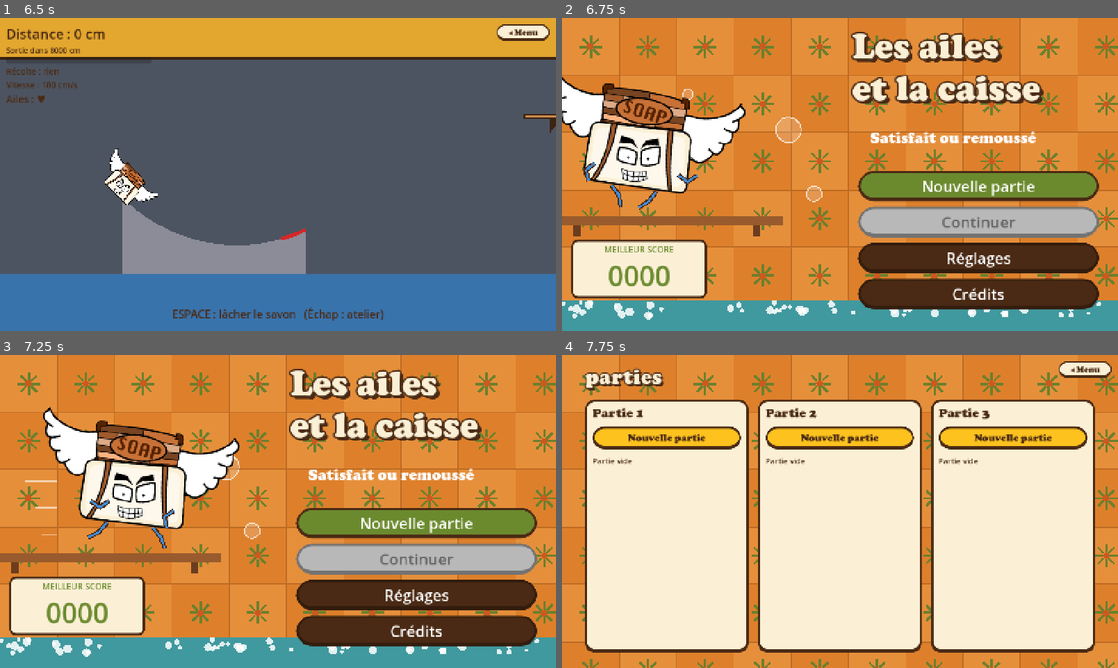
Above: before the commit, frames 1-4 (two rows, left to right).
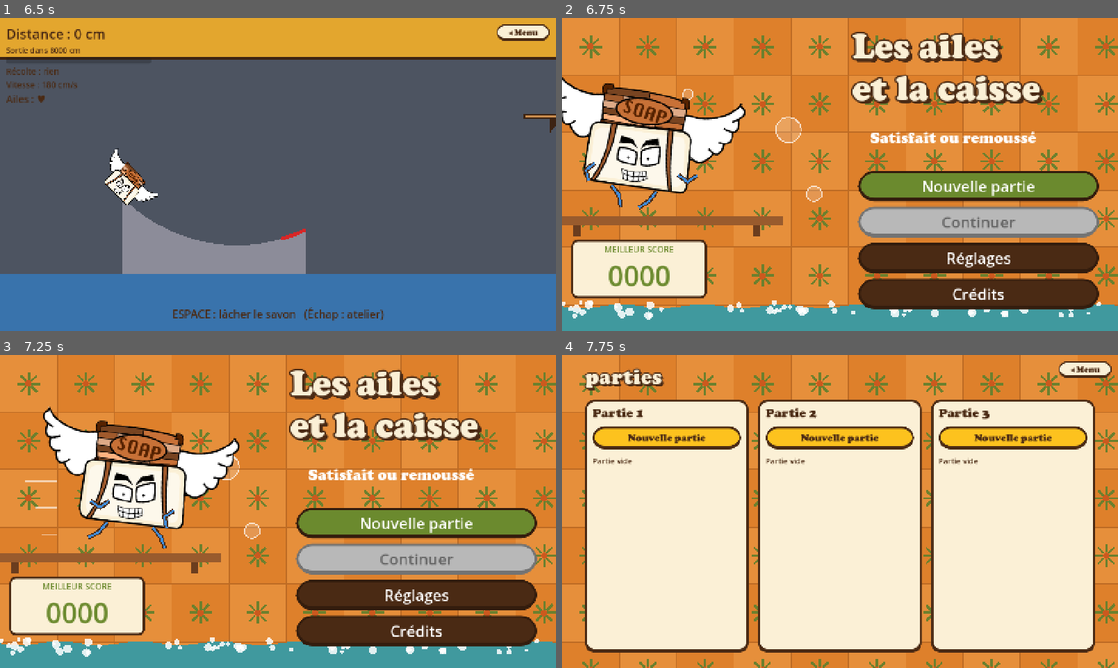
Above: after the commit, the same moments.

Repository: atostivint/LesAilesEtLaCaisse
Game: Godot game, scene res://scenes/atelier.tscn
Same seed, same stepped clock (60 frames per second), same inputs: the game is played once before the commit and once after it. Sound files missing from this copy of the repository are replaced by a short silence.
Inputs (mouse positions are in pixels of both pictures, inside the frame that each line leads up to):
- Up to frame 1 (6.5 s): click "Savons ▸" at 0.5 s; click "◂ Atelier" at 1.25 s; click (133, 83) at 2.02 s; click (133, 111) at 2.77 s; click (133, 136) at 3.52 s; click (133, 165) at 4.27 s; click (133, 193) at 5.02 s; click "LANCER LE SAVON !" at 5.75 s
- Up to frame 2 (6.75 s): click "◂ Menu" at 6.5 s
- Up to frame 3 (7.25 s): no input
- Up to frame 4 (7.75 s): click "Nouvelle partie" at 7.25 s

Frame 1 is identical in both runs. In frame 2, 1.0% of the frame differs, in the area x 0-100%, y 90-93%; in frame 3, 1.0%; in frame 4, nothing differs.

Commit message:
Parties : Continuer n'affiche que les parties ouvertes, avec poubelle ; menu : style vert/marron selon le bouton du haut ; scores : fond blanc derrière les vagues
Co-Authored-By: Claude Haiku 5.5 <noreply@anthropic.com>

Diff:
--- a/main_menu.gd
+++ b/main_menu.gd
@@ -4,6 +4,9 @@
 const PARTIES_SCENE := "res://scenes/parties.tscn"
 const REGLAGES_SCENE := "res://scenes/reglages.tscn"
 const CREDITS_SCENE := "res://scenes/credits.tscn"
+const VERT := Color(0.42, 0.54, 0.18, 1)
+const MARRON := Color(0.29, 0.165, 0.078, 1)
+const BLANC := Color(1, 1, 1, 1)
 
 
 func _ready() -> void:
@@ -12,9 +15,41 @@
 	preload("res://scripts/reglages.gd").appliquer_volume()
 	# « Continuer » n'est disponible que s'il existe au moins une partie sauvegardée
 	$Boutons/Continuer.disabled = not GameState.any_save()
-	# Une partie existe : « Continuer » passe au-dessus de « Nouvelle partie »
 	if GameState.any_save():
+		# Une partie existe : « Continuer » passe en haut, en vert ; « Nouvelle partie » reprend le style marron
 		$Boutons.move_child($Boutons/Continuer, 0)
+		_habiller($Boutons/Continuer, VERT)
+		_habiller($Boutons/Jouer, MARRON)
+	else:
+		# Pas de partie : « Nouvelle partie » en haut, en vert
+		_habiller($Boutons/Jouer, VERT)
+		_habiller($Boutons/Continuer, MARRON)
+
+
+func _habiller(bouton: Button, couleur: Color) -> void:
+	## Style d'un bouton : vert (texte marron au survol) ou marron (texte vert au survol), texte blanc de base.
+	var survol := MARRON if couleur == VERT else VERT
+	var style := StyleBoxFlat.new()
+	style.bg_color = couleur
+	style.border_color = Color(0.2, 0.11, 0.05, 1)
+	style.border_width_left = 6
+	style.border_width_top = 6
+	style.border_width_right = 6
+	style.border_width_bottom = 10
+	style.corner_radius_top_left = 40
+	style.corner_radius_top_right = 40
+	style.corner_radius_bottom_right = 40
+	style.corner_radius_bottom_left = 40
+	style.content_margin_left = 22.0
+	style.content_margin_right = 22.0
+	style.content_margin_top = 10.0
+	style.content_margin_bottom = 10.0
+	for etat in ["normal", "hover", "pressed", "focus"]:
+		bouton.add_theme_stylebox_override(etat, style)
+	bouton.add_theme_color_override("font_color", BLANC)
+	bouton.add_theme_color_override("font_hover_color", survol)
+	bouton.add_theme_color_override("font_pressed_color", survol)
+	bouton.add_theme_color_override("font_focus_color", survol)
 
 
 func _on_jouer_pressed() -> void:
--- a/scenes/score_bon.tscn
+++ b/scenes/score_bon.tscn
@@ -151,6 +151,7 @@
 grow_vertical = 0
 script = ExtResource("5_eau")
 couleur = Color(0.2, 0.45, 0.85, 1)
+fond = Color(1, 1, 1, 1)
 
 [node name="Bas" type="PanelContainer" parent="."]
 layout_mode = 1
--- a/scenes/score_catastrophe.tscn
+++ b/scenes/score_catastrophe.tscn
@@ -151,6 +151,7 @@
 grow_vertical = 0
 script = ExtResource("5_eau")
 couleur = Color(0.2, 0.45, 0.85, 1)
+fond = Color(1, 1, 1, 1)
 
 [node name="Bas" type="PanelContainer" parent="."]
 layout_mode = 1
--- a/scenes/score_excellent.tscn
+++ b/scenes/score_excellent.tscn
@@ -150,6 +150,7 @@
 grow_vertical = 0
 script = ExtResource("5_eau")
 couleur = Color(0.2, 0.45, 0.85, 1)
+fond = Color(1, 1, 1, 1)
 
 [node name="Bas" type="PanelContainer" parent="."]
 layout_mode = 1
--- a/scenes/score_mauvais.tscn
+++ b/scenes/score_mauvais.tscn
@@ -151,6 +151,7 @@
 grow_vertical = 0
 script = ExtResource("5_eau")
 couleur = Color(0.2, 0.45, 0.85, 1)
+fond = Color(1, 1, 1, 1)
 
 [node name="Bas" type="PanelContainer" parent="."]
 layout_mode = 1
--- a/scenes/score_moyen.tscn
+++ b/scenes/score_moyen.tscn
@@ -151,6 +151,7 @@
 grow_vertical = 0
 script = ExtResource("5_eau")
 couleur = Color(0.2, 0.45, 0.85, 1)
+fond = Color(1, 1, 1, 1)
 
 [node name="Bas" type="PanelContainer" parent="."]
 layout_mode = 1
--- a/scripts/eau_savon.gd
+++ b/scripts/eau_savon.gd
@@ -5,6 +5,8 @@
 
 ## Couleur de l'eau (réglable par scène).
 @export var couleur := Color(0.25, 0.6, 0.62, 1)
+## Couleur du fond derrière les vagues (transparent = rien).
+@export var fond := Color(0, 0, 0, 0)
 const FOAM := Color(1, 1, 1, 0.85)
 const BUBBLE_COUNT := 60
 
@@ -30,8 +32,9 @@
 
 
 func _draw() -> void:
-	# Fond plein de la couleur de l'eau : pas de trou entre les vagues
-	draw_rect(Rect2(Vector2.ZERO, size), couleur)
+	# Fond derrière les vagues (blanc sur les scores), si la scène en demande un
+	if fond.a > 0.0:
+		draw_rect(Rect2(Vector2.ZERO, size), fond)
 	var points := PackedVector2Array()
 	for x in range(0, int(size.x) + 1, 8):
 		points.append(Vector2(x, 14.0 + sin(x * 0.03) * 5.0))
--- a/scripts/game_state.gd
+++ b/scripts/game_state.gd
@@ -210,3 +210,10 @@
 	if f == null:
 		return null
 	return JSON.parse_string(f.get_as_text())
+
+
+func supprimer_partie(numero: int) -> void:
+	## Supprime la sauvegarde d'un emplacement (la partie disparaît des « Continuer »).
+	var dossier := DirAccess.open("user://")
+	if dossier and dossier.file_exists("save_%d.json" % numero):
+		dossier.remove("save_%d.json" % numero)
--- a/scripts/parties.gd
+++ b/scripts/parties.gd
@@ -1,6 +1,7 @@
 extends Control
-## Écran des parties : trois emplacements. « Nouvelle partie » vide un emplacement et passe par les équipes ;
-## « Continuer » reprend une partie existante et ouvre l'atelier.
+## Écran des parties : trois emplacements.
+## « Nouvelle partie » affiche les trois emplacements (vide ou à remplacer) et passe par les équipes.
+## « Continuer » n'affiche que les parties existantes, avec une poubelle pour les supprimer.
 
 const EQUIPES := "res://scenes/equipes.tscn"
 const ATELIER := "res://scenes/atelier.tscn"
@@ -14,8 +15,31 @@
 
 func _ready() -> void:
 	Musique.jouer()
+	_afficher()
+
+
+func _afficher() -> void:
+	## Reconstruit les cartes : en « Continuer », seules les parties existantes sont listées.
+	for enfant in cartes.get_children():
+		cartes.remove_child(enfant)
+		enfant.queue_free()
+	var a_montrer: Array[int] = []
 	for i in GameState.NB_SLOTS:
-		cartes.add_child(_carte(i))
+		if GameState.mode == "nouvelle" or GameState.has_slot(i):
+			a_montrer.append(i)
+	if a_montrer.is_empty():
+		var vide := Label.new()
+		vide.text = "Aucune partie sauvegardée"
+		vide.horizontal_alignment = HORIZONTAL_ALIGNMENT_CENTER
+		vide.add_theme_font_override("font", FONT)
+		vide.add_theme_font_size_override("font_size", 32)
+		vide.add_theme_color_override("font_color", CREME)
+		vide.add_theme_color_override("font_outline_color", BRUN)
+		vide.add_theme_constant_override("outline_size", 8)
+		cartes.add_child(vide)
+		return
+	for numero in a_montrer:
+		cartes.add_child(_carte(numero))
 
 
 func _carte(numero: int) -> Control:
@@ -25,18 +49,23 @@
 	var contenu := VBoxContainer.new()
 	contenu.add_theme_constant_override("separation", 16)
 	carte.add_child(contenu)
+	var entete := HBoxContainer.new()
+	contenu.add_child(entete)
 	var titre := Label.new()
 	titre.text = "Partie %d" % (numero + 1)
+	titre.size_flags_horizontal = Control.SIZE_EXPAND_FILL
 	titre.add_theme_font_override("font", FONT)
 	titre.add_theme_font_size_override("font_size", 34)
 	titre.add_theme_color_override("font_color", BRUN)
-	contenu.add_child(titre)
+	entete.add_child(titre)
+	var existe := GameState.has_slot(numero)
+	if GameState.mode != "nouvelle":
+		entete.add_child(_bouton_poubelle(numero))
 	var resume := Label.new()
 	resume.text = GameState.resume(numero)
 	resume.autowrap_mode = TextServer.AUTOWRAP_WORD
 	resume.add_theme_font_size_override("font_size", 20)
 	resume.add_theme_color_override("font_color", BRUN)
-	var existe := GameState.has_slot(numero)
 	var bouton := Button.new()
 	bouton.custom_minimum_size = Vector2(0, 60)
 	bouton.add_theme_font_override("font", FONT)
@@ -52,11 +81,37 @@
 		bouton.pressed.connect(_on_nouvelle.bind(numero))
 	else:
 		bouton.text = "Continuer"
-		bouton.disabled = not existe
 		bouton.pressed.connect(_on_continuer.bind(numero))
 	contenu.add_child(bouton)
 	contenu.add_child(resume)
 	return carte
+
+
+func _bouton_poubelle(numero: int) -> Button:
+	## Bouton poubelle : supprime la partie de cet emplacement.
+	var poubelle := Button.new()
+	poubelle.custom_minimum_size = Vector2(56, 48)
+	poubelle.tooltip_text = "Supprimer cette partie"
+	poubelle.add_theme_stylebox_override("normal", _style(CREME, 16, 4, 6))
+	poubelle.add_theme_stylebox_override("hover", _style(JAUNE, 16, 4, 6))
+	poubelle.add_theme_stylebox_override("pressed", _style(JAUNE, 16, 4, 6))
+	poubelle.add_theme_stylebox_override("focus", _style(CREME, 16, 4, 6))
+	var icone := Control.new()
+	icone.custom_minimum_size = Vector2(34, 34)
+	icone.position = Vector2(11, 7)
+	icone.mouse_filter = Control.MOUSE_FILTER_IGNORE
+	icone.draw.connect(_dessiner_poubelle.bind(icone))
+	poubelle.add_child(icone)
+	poubelle.pressed.connect(_on_supprimer.bind(numero))
+	return poubelle
+
+
+func _dessiner_poubelle(icone: Control) -> void:
+	icone.draw_line(Vector2(4, 9), Vector2(30, 9), BRUN, 3.0)
+	icone.draw_line(Vector2(12, 5), Vector2(22, 5), BRUN, 3.0)
+	icone.draw_rect(Rect2(8, 12, 18, 19), BRUN, false, 3.0)
+	icone.draw_line(Vector2(14, 16), Vector2(14, 27), BRUN, 2.0)
+	icone.draw_line(Vector2(20, 16), Vector2(20, 27), BRUN, 2.0)
 
 
 func _style(couleur: Color, rayon: int, bord: int, bas: int) -> StyleBoxFlat:
@@ -86,3 +141,8 @@
 func _on_continuer(numero: int) -> void:
 	if GameState.charger_partie(numero):
 		get_tree().change_scene_to_file(ATELIER)
+
+
+func _on_supprimer(numero: int) -> void:
+	GameState.supprimer_partie(numero)
+	_afficher()
